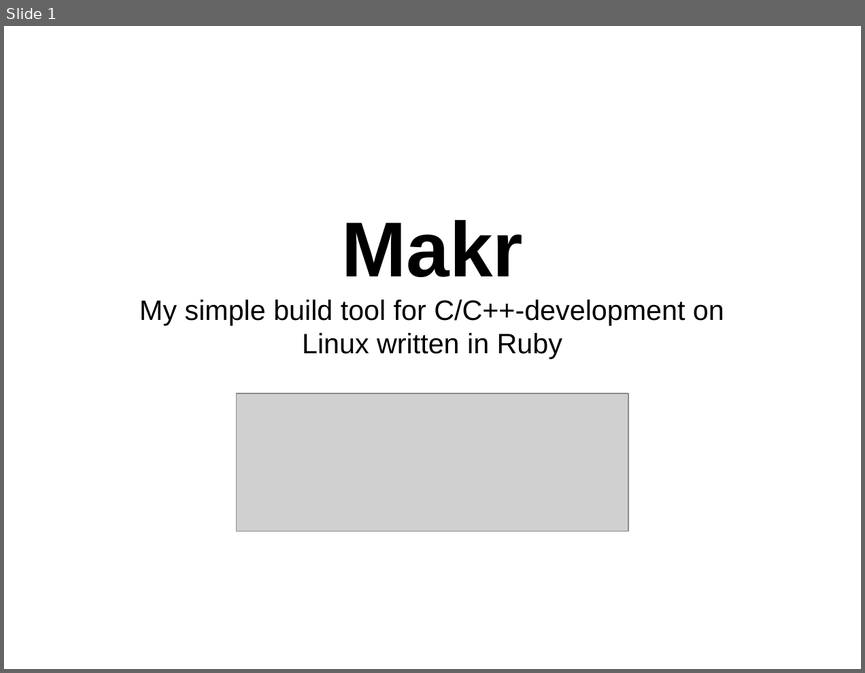
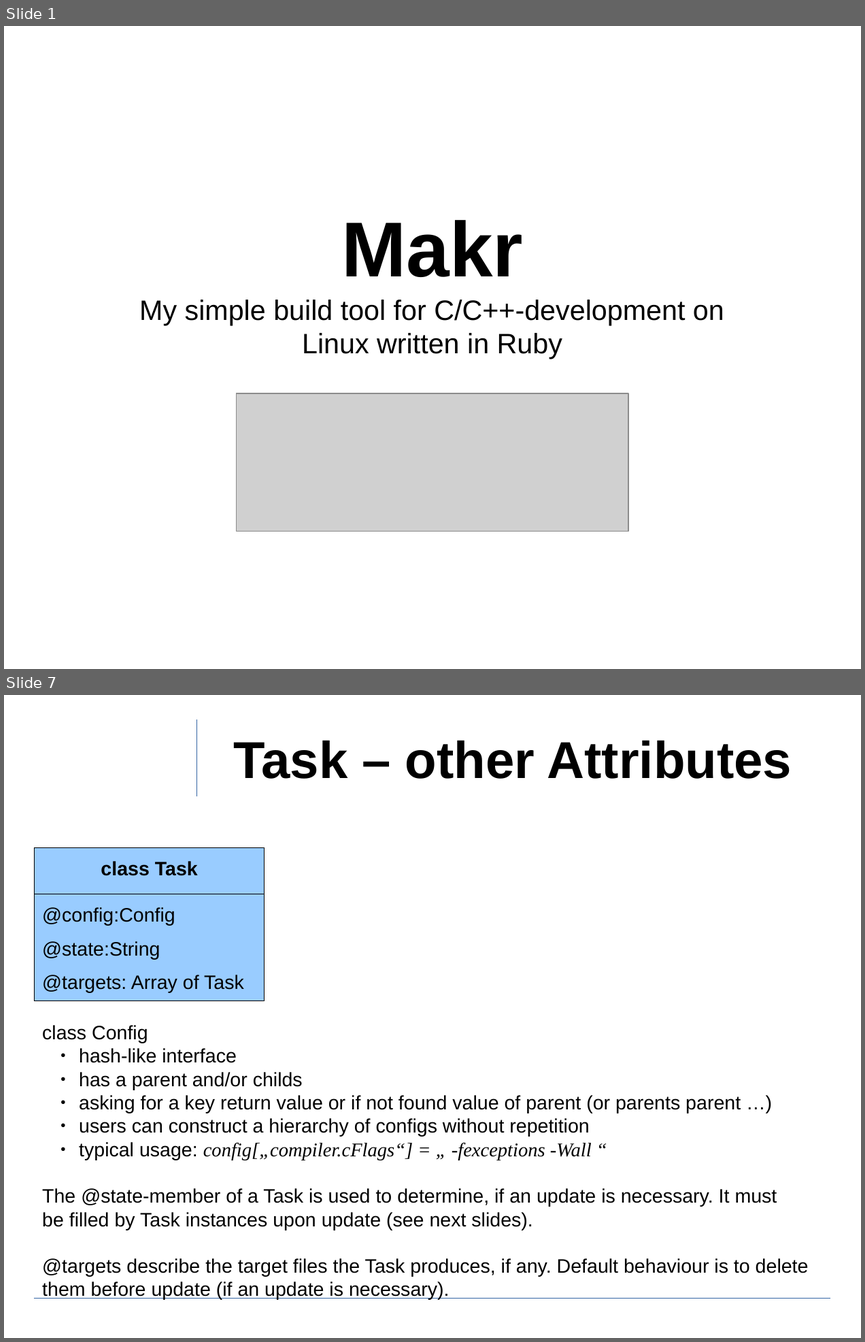
Before and after one commit to ewuenf/Makr, a slide deck: doc/concepts/Makr_Concepts.01.odp. Shown one above the other, each under a label of ours: slide 1 before the commit, slides 1 and 7 after it; the slides between them are not shown. The pictures are 865x673 and 865x1342 pixels, drawn with LibreOffice and Linux fonts; fonts in the diff are those of the drawing; grey boxes stand for pictures; background and template pictures are left out. Boxes give left, top, right and bottom in pixels: in the first picture for what was removed or moved away, otherwise in the second. Text is boxed around its words. In the diff, an @@ line names an element or a change of style, - is before the commit and + after.

```diff
--- a/doc/concepts/Makr_Concepts.01.odp
+++ b/doc/concepts/Makr_Concepts.01.odp
@@ slide 7 added at bbox=[4, 695, 861, 1338], background #FFFFFF @@
@@ line added from (197, 719) to (197, 796), #3465A4 0 pt @@
@@ title added at bbox=[233, 740, 791, 779], 48 pt, text #000000, bold @@
+Task – other Attributes
@@ rectangle added at bbox=[35, 848, 264, 1001], fill #99CCFF, outline #000000 0 pt, 18 pt, text #000000 @@
+class Task
+@config:Config
+@state:String
+@targets: Array of Task
@@ line added from (35, 894) to (264, 894), #000000 0 pt @@
@@ text added at bbox=[42, 1025, 808, 1300], 18 pt, text #000000 @@
+class Config
+  ● hash-like interface
+  ● has a parent and/or childs
+  ● asking for a key return value or if not found value of parent (or parents parent …)
+  ● users can construct a hierarchy of configs without repetition
+  ● typical usage: config[„compiler.cFlags“] = „ -fexceptions -Wall “
+The @state-member of a Task is used to determine, if an update is necessary. It must
+be filled by Task instances upon update (see next slides).
+@targets describe the target files the Task produces, if any. Default behaviour is to delete
+them before update (if an update is necessary).
@@ line added from (35, 1298) to (830, 1298), #3465A4 0 pt @@
```
Also in this commit, not shown: 2 slides changed, 6 other slides added, 1 slide removed, 1 other file.
